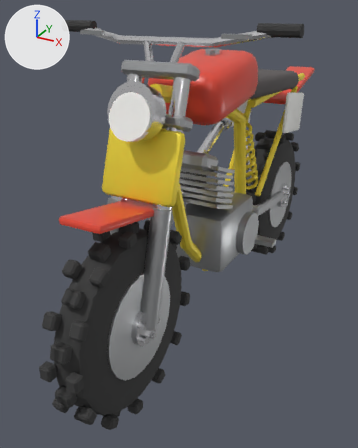
The glTF model assets/glb/vehicle_bike.glb, before and after one commit.
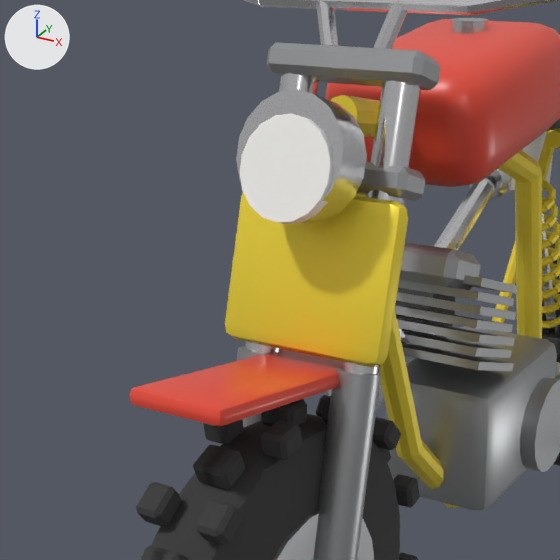
There are two pictures of each version: one whole from a 50 mm camera at (0.788, -1.784, 1.234) aimed at (-0.122, -0.129, 0.407), one close up on the part from 0% to 71% of the width and 9% to 66% of the height. Lighting does not change. The marker at upper left points along +X, +Y and +Z. The first two pictures are the older version. Objects named as collision shapes, trigger or cutter boxes, shadow casters or lower levels of detail are left out. Where no turn or scale is listed for an object, it has been applied to the vertices. Vertices at exactly the same position are counted once.

The scene before the commit, as lines of its bpy script (objects in view):
```python
me_bike = bpy.data.meshes.new('Bike')
me_bike.from_pydata(...)  # 2322 vertices, 4132 faces; spans x -0.23..0.22, y -0.51..1.09, z 0.22..1.1
# faces by material slot: [340, 2248, 612, 52, 516, 176, 188]
me_bike.materials.append(mat_paint)  # red #e74b38
me_bike.materials.append(mat_frame)  # yellow #f9e13f
me_bike.materials.append(mat_chrome)  # white #e7e7ea
me_bike.materials.append(mat_rubber)  # dark grey #383838
me_bike.materials.append(mat_metal)  # grey #adafb1
me_bike.materials.append(mat_plate)  # white #f7f7f3
me_bike.materials.append(mat_seat)  # dark grey #595555
me_steer = bpy.data.meshes.new('Steer')
me_steer.from_pydata(...)  # 506 vertices, 928 faces; spans x -0.4..0.4, y -0.388..0.112, z -0.689..0.192
# faces by material slot: [108, 88, 392, 72, 200, 68]
me_steer.materials.append(mat_paint)  # red #e74b38
me_steer.materials.append(mat_frame)  # yellow #f9e13f
me_steer.materials.append(mat_chrome)  # white #e7e7ea
me_steer.materials.append(mat_rubber)  # dark grey #383838
me_steer.materials.append(mat_metal)  # grey #adafb1
me_steer.materials.append(mat_plate)  # white #f7f7f3
me_wheel_f = bpy.data.meshes.new('Wheel_F')
me_wheel_f.from_pydata(...)  # 1768 vertices, 3276 faces; spans x -0.095..0.095, y -0.326..0.326, z -0.325..0.325
# faces by material slot: [2956, 76, 244]
me_wheel_f.materials.append(mat_rubber)  # dark grey #383838
me_wheel_f.materials.append(mat_metal)  # grey #adafb1
me_wheel_f.materials.append(mat_chrome)  # white #e7e7ea
ob_bike = bpy.data.objects.new('Bike', me_bike)
ob_bike.location = (0.0, 0.0, 0.0)
ob_steer = bpy.data.objects.new('Steer', me_steer)
ob_steer.location = (0.0, -0.5, 1.0)
ob_wheel_f = bpy.data.objects.new('Wheel_F', me_wheel_f)
ob_wheel_f.location = (0.0, -0.7, 0.32)
```
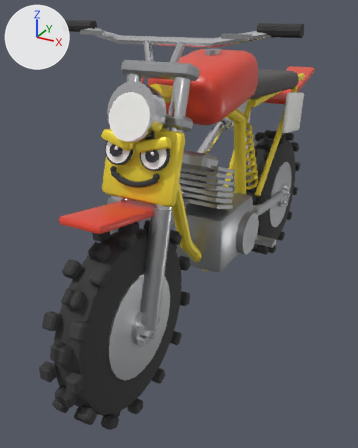
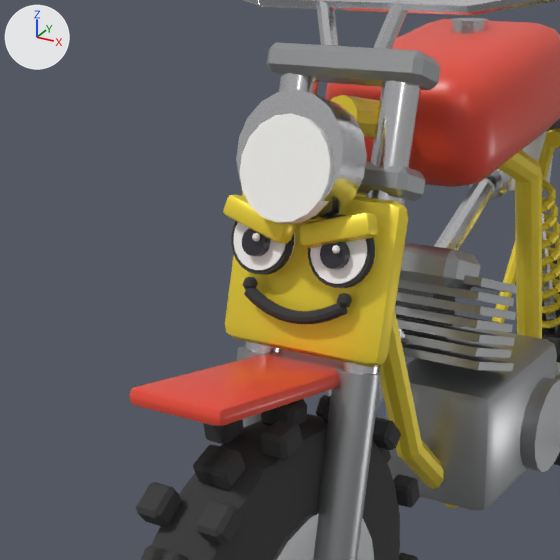
What changed in the scene script:
```text
Add mat_eyewhite:
    mat_eyewhite = principled_material('EyeWhite')
    mat_eyewhite.base_color = (0.97, 0.97, 0.95)  # white #fcfcf9
    mat_eyewhite.roughness = 0.3
Add mat_pupil:
    mat_pupil = principled_material('Pupil')
    mat_pupil.base_color = (0.03, 0.03, 0.04)  # dark grey #303038
    mat_pupil.roughness = 0.2
Change me_steer:
    used by ob_steer; location = (0.0, -0.5, 1.0)
    remove me_steer.from_pydata(...)  # 506 vertices, 928 faces; spans x -0.4..0.4, y -0.388..0.112, z -0.689..0.192
    add me_steer.from_pydata(...)  # 1660 vertices, 3104 faces; spans x -0.4..0.4, y -0.388..0.112, z -0.689..0.192
    me_steer part 1: a new loose piece, a UV sphere (8 segments, 4 rings, poles along z) spanning x -0.086..-0.065, y -0.133..-0.112, z -0.225..-0.204, in mat_rubber (dark grey #383838)
    me_steer part 2: a new loose piece, a UV sphere (8 segments, 4 rings, poles along z) spanning x 0.065..0.086, y -0.133..-0.112, z -0.225..-0.204, in mat_rubber (dark grey #383838)
    me_steer part 3: 640 vertices added at x -0.115..0.115, y -0.141..-0.079, z -0.255..-0.097
    other edits to the shape of me_steer do not show in these pictures
    add me_steer.materials.append(mat_eyewhite)  # white #fcfcf9
Add me_pupil_r:
    me_pupil_r.from_pydata(...)  # 62 vertices, 116 faces; spans x -0.0187..0.0187, y -0.0209..0.004, z -0.0222..0.0176
    # faces by material slot: [48, 68]
    me_pupil_r.materials.append(mat_eyewhite)  # white #fcfcf9
    me_pupil_r.materials.append(mat_pupil)  # dark grey #303038
Add me_pupil_l:
    me_pupil_l.from_pydata(...)  # 62 vertices, 116 faces; spans x -0.0187..0.0187, y -0.0209..0.004, z -0.0222..0.0176
    # faces by material slot: [48, 68]
    me_pupil_l.materials.append(mat_eyewhite)  # white #fcfcf9
    me_pupil_l.materials.append(mat_pupil)  # dark grey #303038
Add ob_pupil_r:
    ob_pupil_r = bpy.data.objects.new('Pupil_R', me_pupil_r)
    ob_pupil_r.location = (-0.062, -0.615, 0.848)
Add ob_pupil_l:
    ob_pupil_l = bpy.data.objects.new('Pupil_L', me_pupil_l)
    ob_pupil_l.location = (0.062, -0.615, 0.848)
```

Where the change shows, as pixel boxes [x1, y1, x2, y2] in the close-ups (560 x 560 px):
'Pupil_L', added: after [320, 242, 350, 269]
    faces in mat_pupil (dark grey #303038): [320, 242, 350, 269]
'Pupil_R', added: after [242, 228, 270, 256]
    faces in mat_pupil (dark grey #303038): [242, 228, 270, 256]
part 1 of me_steer, added: after [243, 277, 258, 290]
part 2 of me_steer, added: after [337, 293, 352, 308]
part 3 of me_steer, added: after [223, 195, 378, 324]
